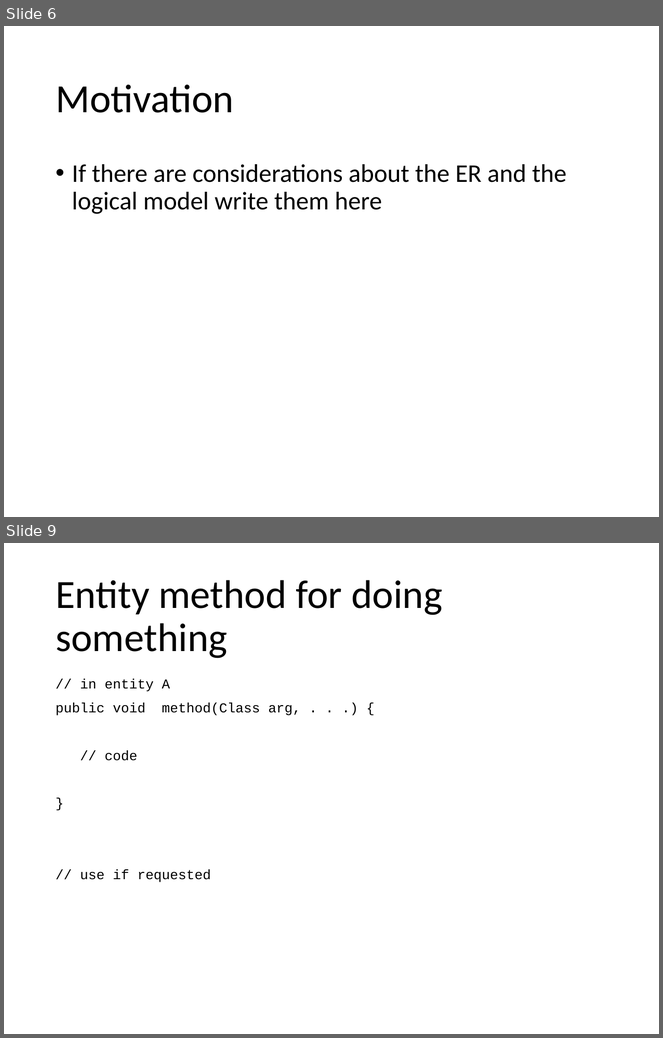
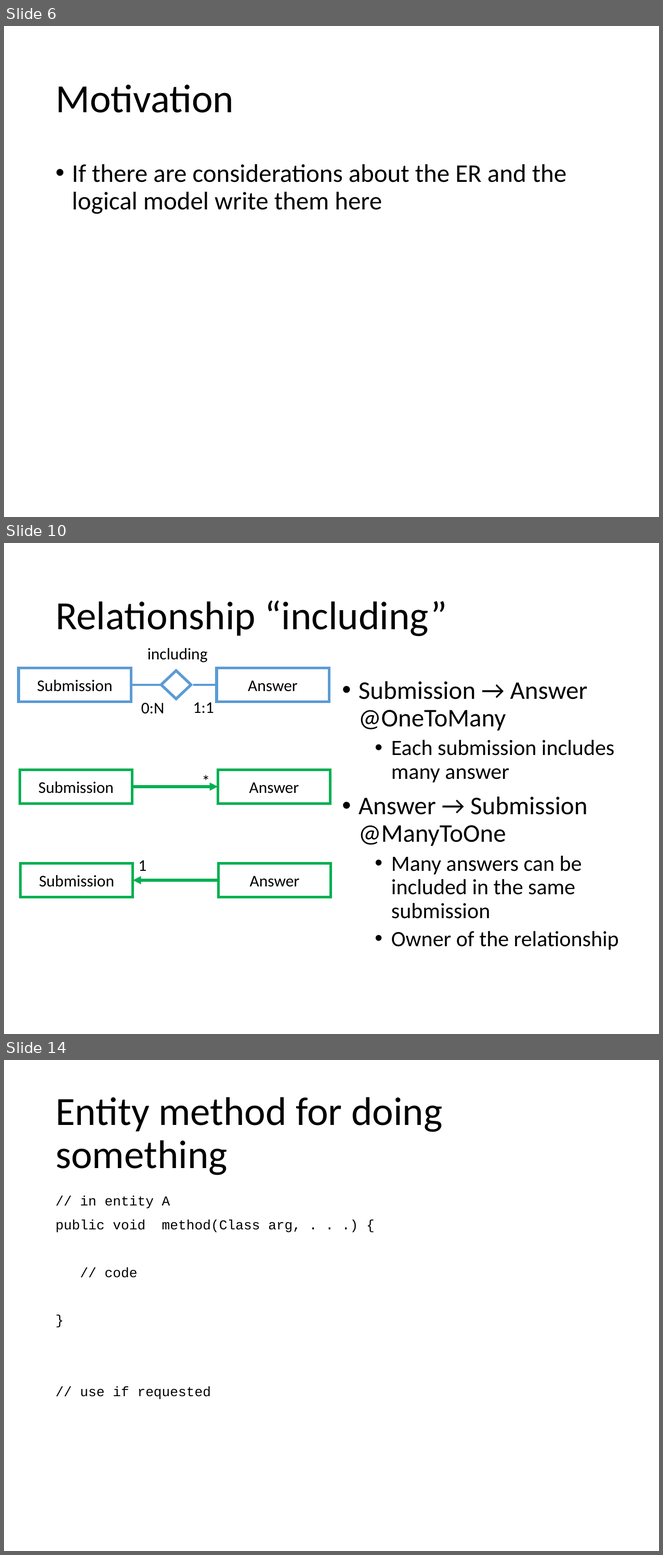
Before and after one commit to Danielededo/Gamified-marketing-application-DB2, a slide deck: Documentation/Presentation.pptx. Shown one above the other, each under a label of ours: slides 6 and 9 before the commit, slides 6, 10 and 14 after it; the slides between them are not shown. The pictures are 663x1038 and 663x1555 pixels, drawn with LibreOffice and Linux fonts; fonts in the diff are those of the drawing. Boxes give left, top, right and bottom in pixels: in the first picture for what was removed or moved away, otherwise in the second. Text is boxed around its words. In the diff, an @@ line names an element or a change of style, - is before the commit and + after.

```diff
--- a/Documentation/Presentation.pptx
+++ b/Documentation/Presentation.pptx
@@ slide 10 added at <box>4,543,659,1034</box>, background #FFFFFF @@
@@ title added at <box>55,600,448,637</box>, 44 pt, text #000000 @@
+Relationship “including”
@@ text added at <box>148,648,208,663</box>, 18 pt, text #000000 @@
+including
@@ rectangle added at <box>19,668,131,702</box>, fill #FFFFFF, outline #5B9BD5 3 pt, 18 pt, text #000000 @@
+Submission
@@ diamond added at <box>161,671,191,700</box>, fill #FFFFFF, outline #5B9BD5 3 pt @@
@@ rectangle added at <box>217,668,330,702</box>, fill #FFFFFF, outline #5B9BD5 3 pt, 18 pt, text #000000 @@
+Answer
@@ text added at <box>359,681,619,950</box>, 24 pt, text #000000 @@
+• Submission → Answer @OneToMany
+  • Each submission includes many answer
+• Answer → Submission @ManyToOne
+  • Many answers can be included in the same submission
+  • Owner of the relationship
@@ line added from (161, 685) to (131, 685), #5B9BD5 2.25 pt @@
@@ line added from (217, 685) to (193, 685), #5B9BD5 2.25 pt @@
@@ text added at <box>141,703,165,714</box>, 18 pt, text #000000 @@
+0:N
@@ text added at <box>193,702,214,714</box>, 18 pt, text #000000 @@
+1:1
@@ rectangle added at <box>20,770,132,804</box>, outline #00B050 3 pt, 18 pt, text #000000 @@
+Submission
@@ text added at <box>195,768,217,794</box>, 18 pt, text #000000 @@
+*
@@ rectangle added at <box>218,770,331,804</box>, outline #00B050 3 pt, 18 pt, text #000000 @@
+Answer
@@ arrow added from (132, 787) to (218, 787), #00B050 3 pt @@
@@ rectangle added at <box>21,863,133,898</box>, outline #00B050 3 pt, 18 pt, text #000000 @@
+Submission
@@ text added at <box>138,860,146,871</box>, 18 pt, text #000000 @@
+1
@@ rectangle added at <box>218,863,331,898</box>, outline #00B050 3 pt, 18 pt, text #000000 @@
+Answer
@@ arrow added from (218, 880) to (133, 880), #00B050 3 pt @@
@@ what was slide 9 is now slide 14 @@
```
Also in this commit, not shown: 2 slides changed, 4 other slides added.
